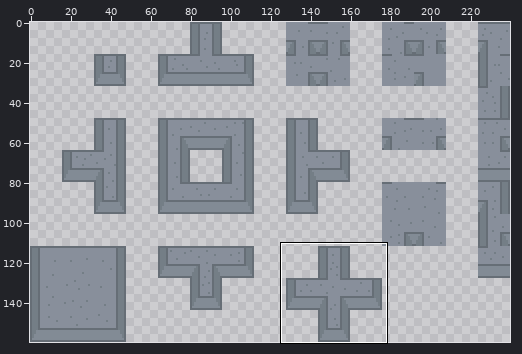
Two states of a sprite sheet, Assets/_ IslandBoy/Content/Art/Sprites/Tiles/SPR Stone Wall.png. Above: a wide view before the commit, with the close-up outlined.
Close-up. Old version:
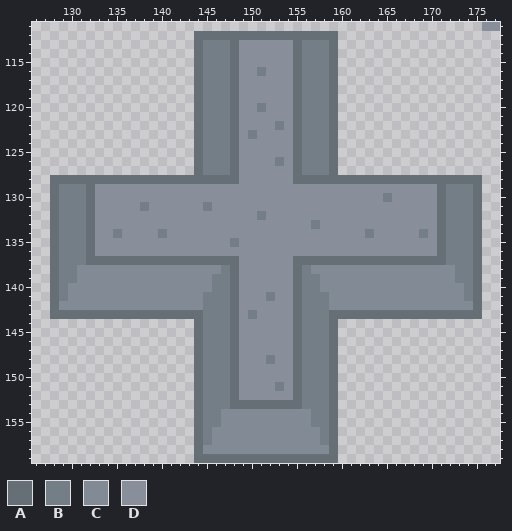
The file is 240x160 pixels. Shown: x 126..177, y 111..159. The commit also changed other parts of the picture, which this record leaves out.
Palette (. is transparent): A #666e76  B #747e86  C #828b95  D #888f9b
And afterwards:
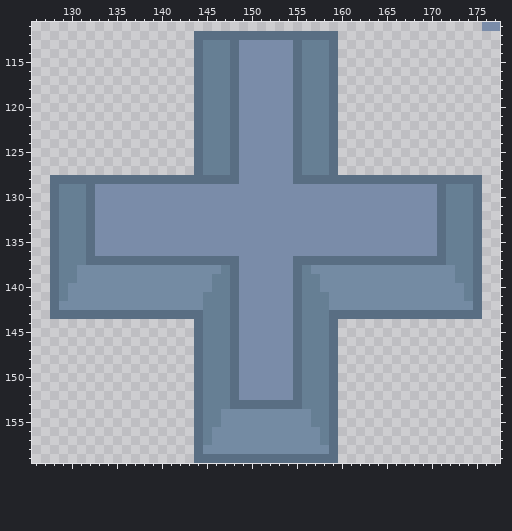
What changed:
Colour A changes from #666e76 to #596e83.
Colour B changes from #747e86 to #667f94.
Colour C changes from #828b95 to #748ba3.
Colour D changes from #888f9b to #7a8ca9.
The edit turns colour B into colour D in row 116 at x 151; in row 120 at x 151; in row 122 at x 153; in row 123 at x 150; in row 126 at x 153; in row 130 at x 165.
The edit turns colour B into colour D in row 131 at x 138 and 145; in row 132 at x 151; in row 133 at x 157; in row 134 at x 135, 140, 163 and 169; in row 135 at x 148; in row 141 at x 152.
The edit turns colour B into colour D in row 143 at x 150; in row 148 at x 152; in row 151 at x 153.
Changed places in both close-ups, as pixel boxes (x1, y1, x2, y2):
changed: (482, 22, 500, 31)
changed: (50, 31, 482, 463)
